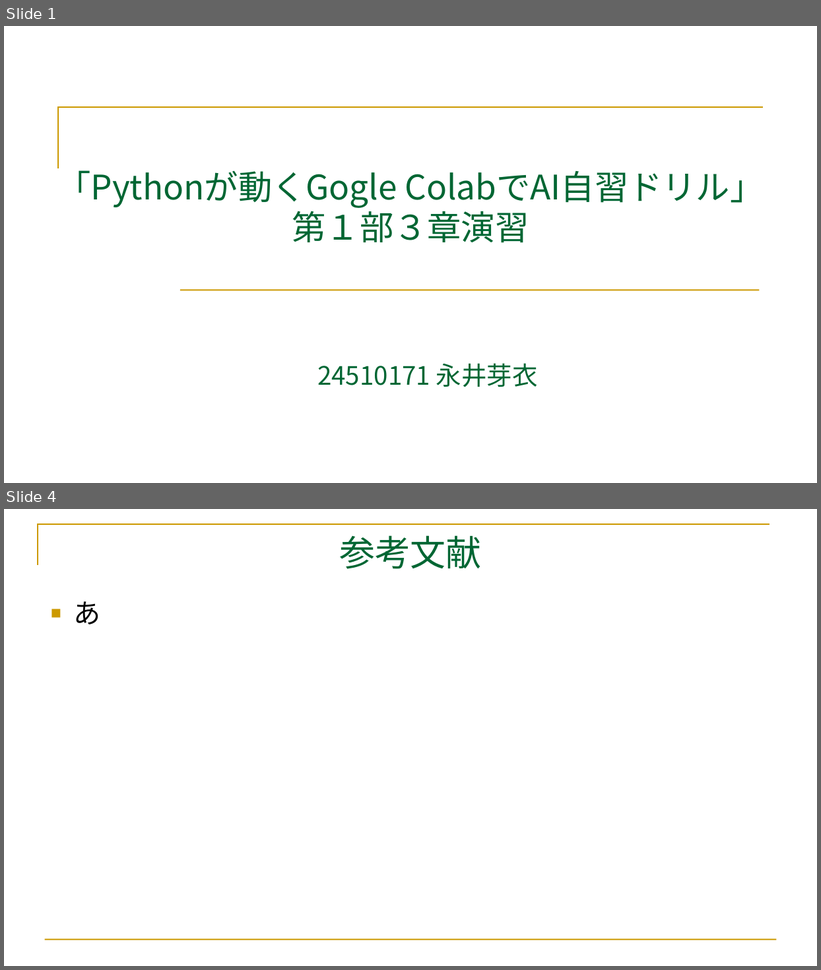
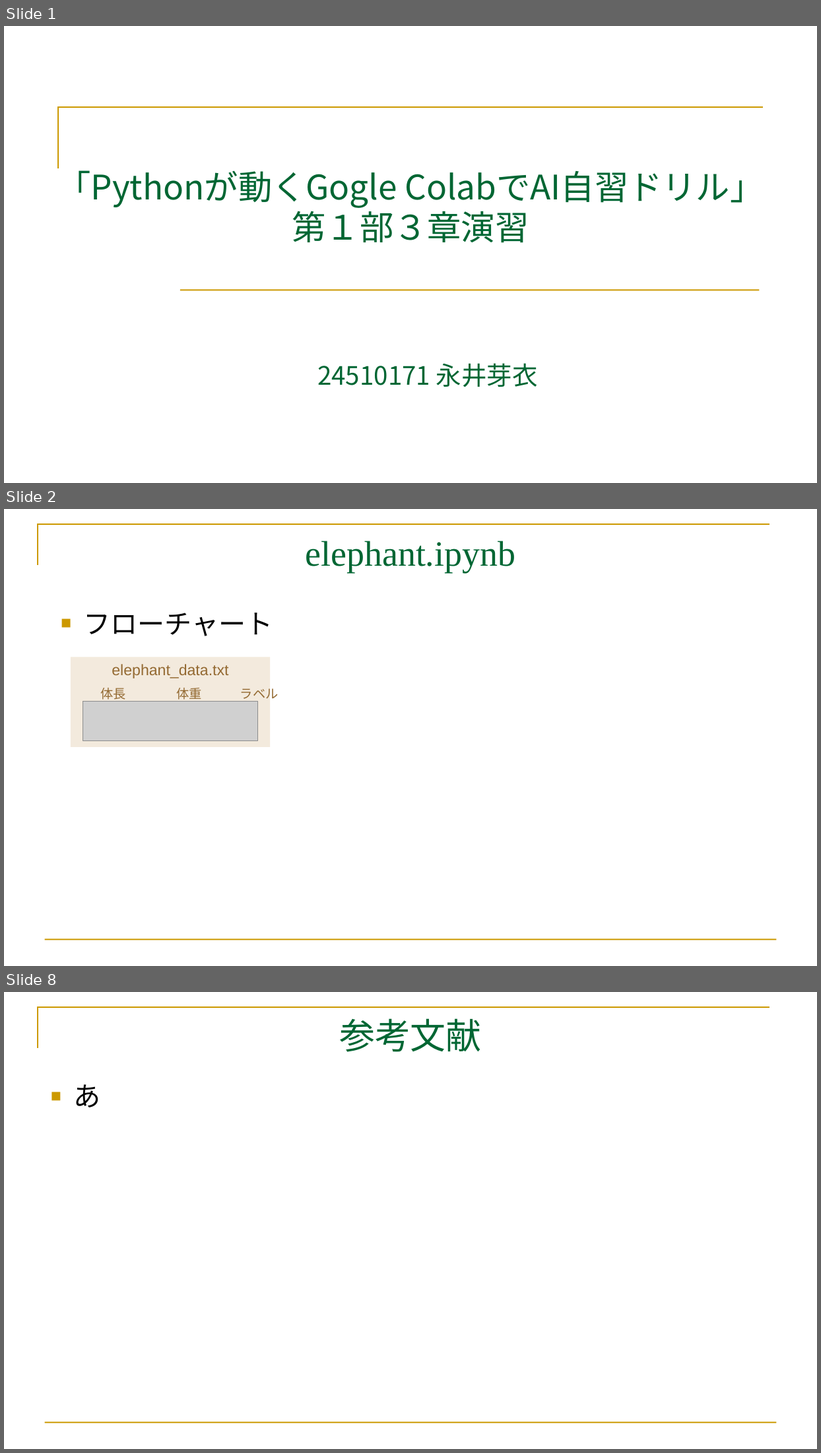
Before and after one commit to mei-517/GoogleColab, a slide deck: GoogleColab.part3.pptx. Shown one above the other, each under a label of ours: slides 1 and 4 before the commit, slides 1, 2 and 8 after it; the slides between them are not shown. The pictures are 821x970 and 821x1453 pixels, drawn with LibreOffice and Linux fonts; fonts in the diff are those of the drawing; grey boxes stand for pictures. Boxes give left, top, right and bottom in pixels: in the first picture for what was removed or moved away, otherwise in the second. Text is boxed around its words. In the diff, an @@ line names an element or a change of style, - is before the commit and + after.

```diff
--- a/GoogleColab.part3.pptx
+++ b/GoogleColab.part3.pptx
@@ slide 2 added at bbox=[4, 509, 817, 966], background #FFFFFF; not listed: 2 template elements that a slide beside it also shows @@
@@ title added at bbox=[306, 541, 516, 573], 42 pt, text #006633 @@
+elephant.ipynb
@@ text added at bbox=[84, 613, 273, 636], 32 pt, text #000000 @@
+■ フローチャート
@@ rectangle added at bbox=[71, 657, 270, 747], fill #F3EADD, 18 pt, text #946A32 @@
+elephant_data.txt
+体長 体重 ラベル
@@ picture added at bbox=[83, 701, 257, 741] @@
@@ what was slide 4 is now slide 8 @@
```
Also in this commit, not shown: 1 slide changed, 4 other slides added, 1 slide removed, 5 other files.
